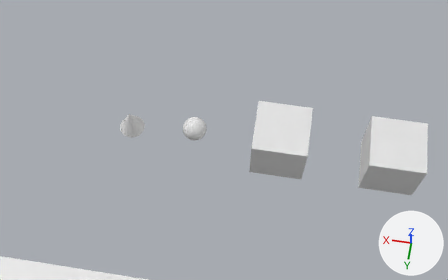
The Blender file scenes/game3_1.blend, before and after one commit.
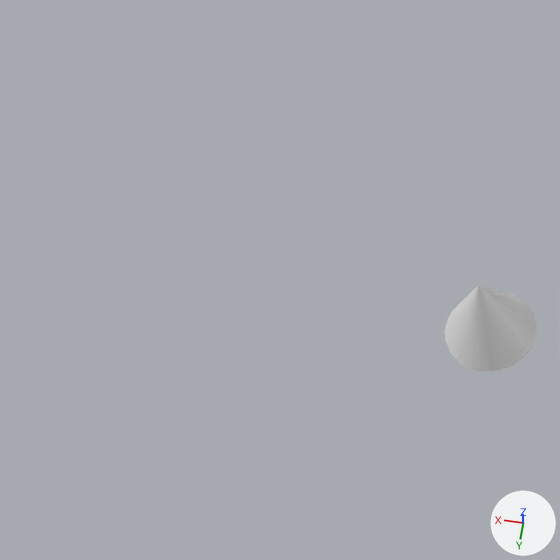
Each version appears first whole from a camera (50 mm lens) standing at (-2.8, -4.41, 8.58) and looking at (-1.95, -9.75, -1.85), and next in a close-up on the part from 0% to 34% of the width and 13% to 67% of the height. The lights are fixed; the arrows at lower right show +X, +Y and +Z.

The first close-up shows 'JumpAbility'.
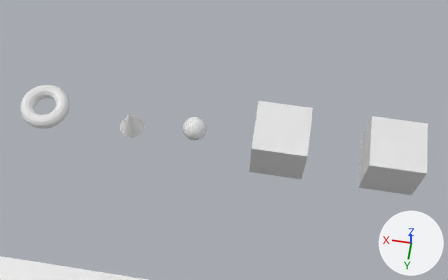
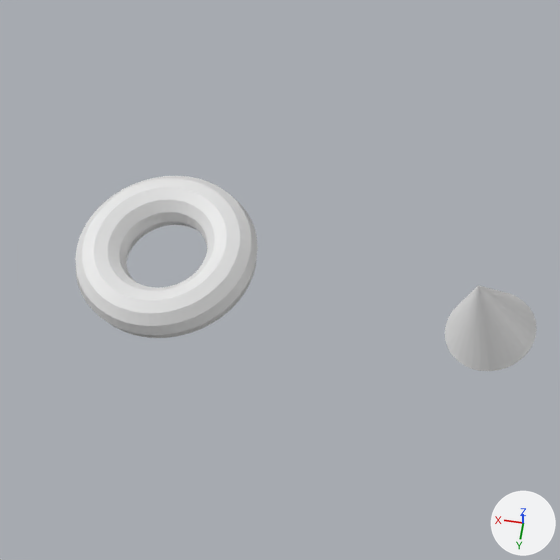
Edits to the scene script, one JSON object a line:
```json
{"op": "add", "block": "me_player", "code": ["me_player = bpy.data.meshes.new('Player')", "me_player.from_pydata(...)  # a torus around z (ring radius 0.34, tube radius 0.13) spanning x -0.47..0.47, y -0.47..0.47, z -0.13..0.13"]}
{"op": "add", "block": "ob_player", "code": ["ob_player = bpy.data.objects.new('Player', me_player)", "ob_player.location = (1.569, -9.894, -1.785)"]}
```

Pixel boxes [x1, y1, x2, y2] of what changed, in the close-ups (560 x 560 px):
```json
{"object": "Player", "change": "added", "after": [75, 176, 258, 338]}
```
